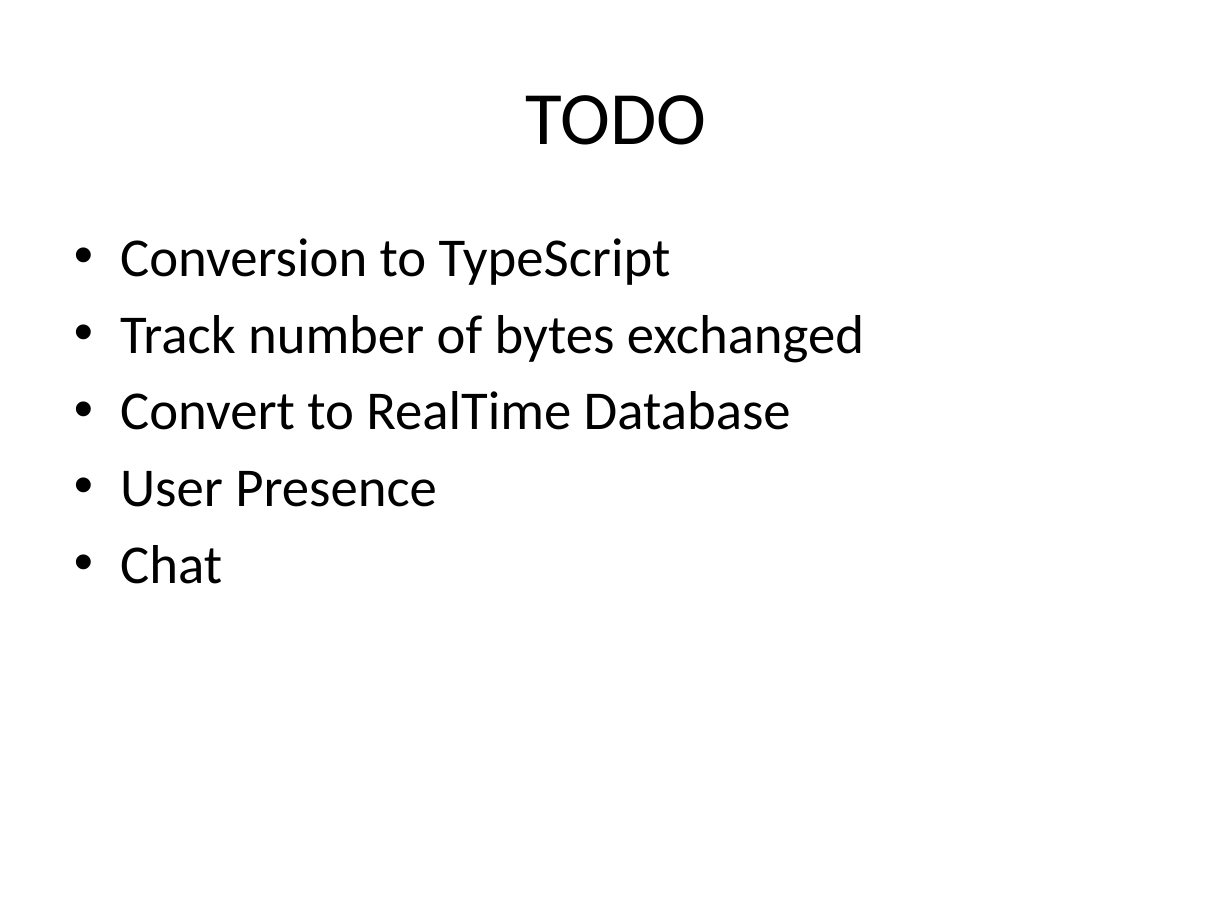
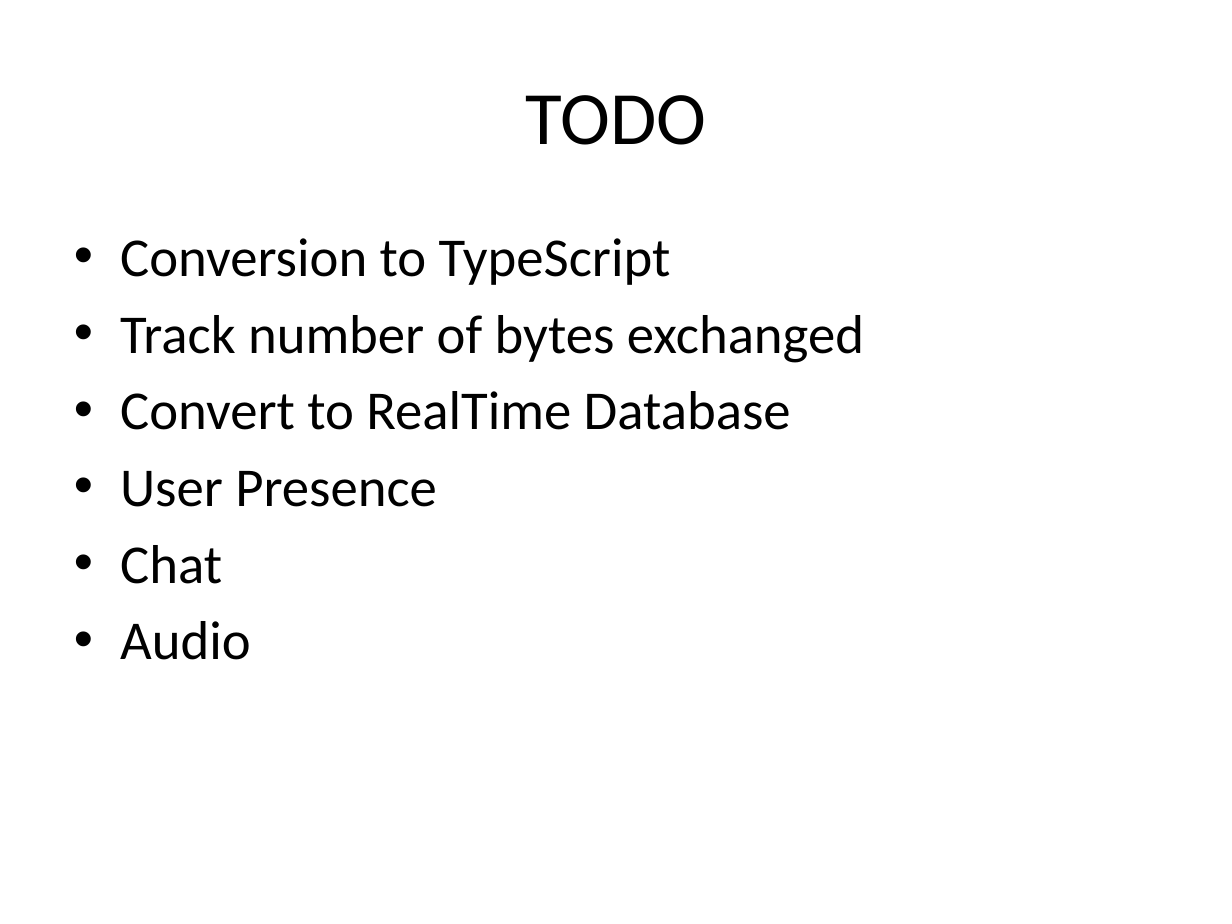
Before and after one commit to sorapk/peer-to-peer-chat, a slide deck: slide 5 of doc.pptx. Drawn at 1232x924 pixels with LibreOffice and Linux fonts; fonts in the diff are those of the drawing. Boxes give left, top, right and bottom in pixels: in the first picture for what was removed or moved away, otherwise in the second. Text is boxed around its words. In the diff, an @@ line names an element or a change of style, - is before the commit and + after.

```diff
--- a/doc.pptx
+++ b/doc.pptx
@@ text at (120,621,251,660): paragraph added @@
+• Audio
```
